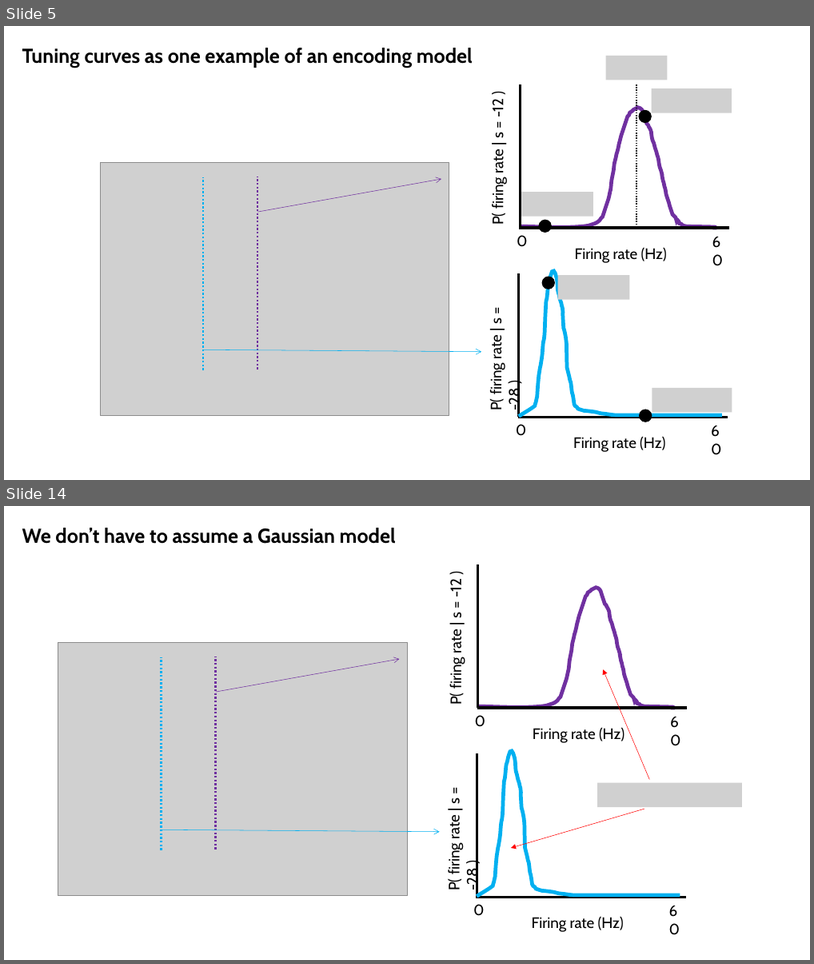
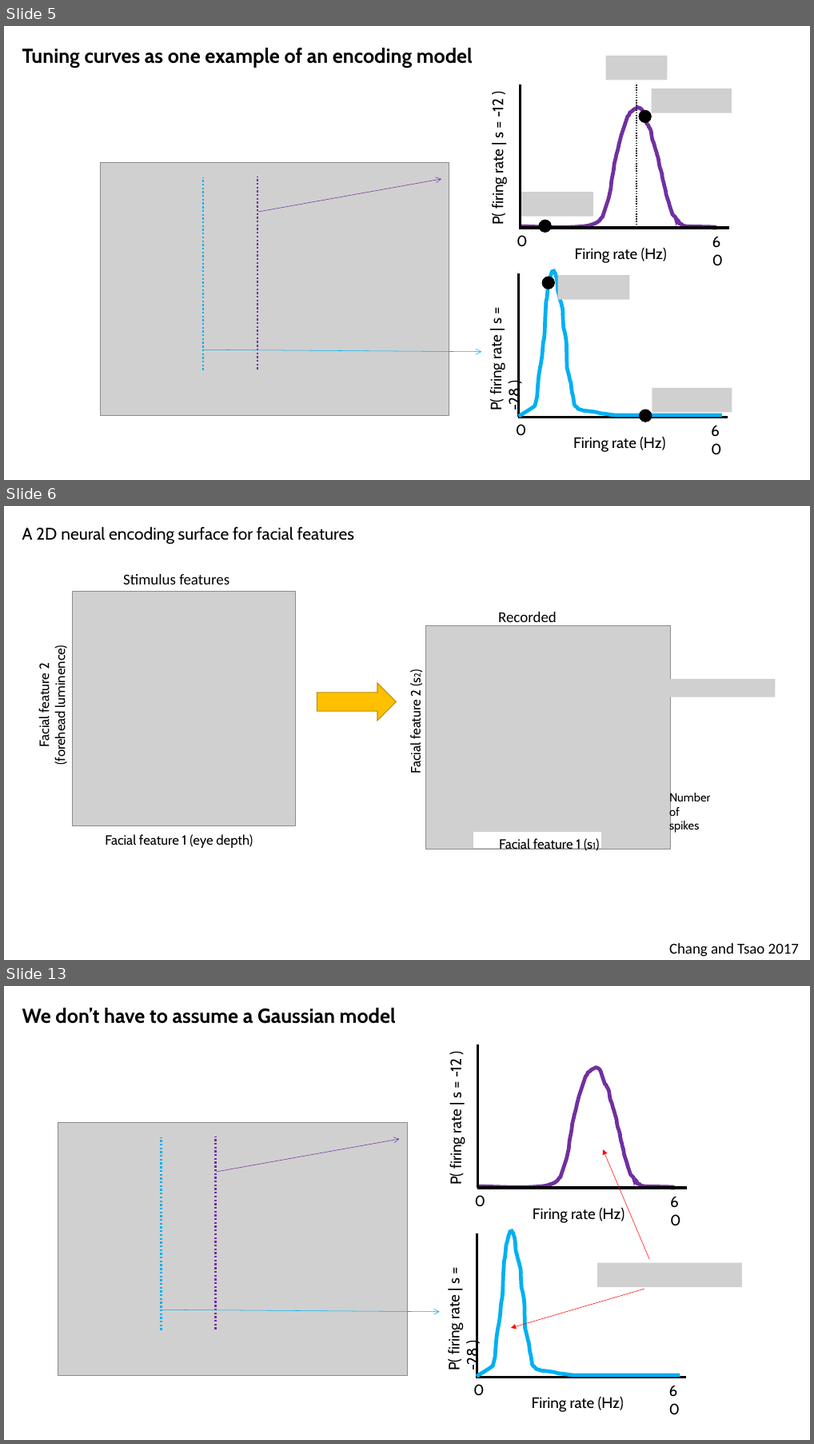
Before and after one commit to SaberaTalukder/Chen_Institute_DataSAI_for_Neuroscience, a slide deck: 07_06_22_day2_dynamical_time_series/slides/day2_practical.pptx. Shown one above the other, each under a label of ours: slides 5 and 14 before the commit, slides 5, 6 and 13 after it; the slides between them are not shown. The pictures are 814x964 and 814x1444 pixels, drawn with LibreOffice and Linux fonts; fonts in the diff are those of the drawing; grey boxes stand for pictures. Boxes give left, top, right and bottom in pixels: in the first picture for what was removed or moved away, otherwise in the second. Text is boxed around its words. In the diff, an @@ line names an element or a change of style, - is before the commit and + after.

```diff
--- a/07_06_22_day2_dynamical_time_series/slides/day2_practical.pptx
+++ b/07_06_22_day2_dynamical_time_series/slides/day2_practical.pptx
@@ slide 6 added at (x1=4, y1=506, x2=810, y2=960), background #FFFFFF @@
@@ text added at (x1=22, y1=527, x2=354, y2=544), 20 pt, text #000000 @@
+A 2D neural encoding surface for facial features
@@ text added at (x1=123, y1=574, x2=230, y2=584), 18 pt, text #000000 @@
+Stimulus features
@@ picture added at (x1=72, y1=592, x2=295, y2=825) @@
@@ text added at (x1=36, y1=651, x2=68, y2=763), 16 pt, text #000000 @@
+Facial feature 2
+(forehead luminence)
@@ right arrow added at (x1=318, y1=684, x2=397, y2=720), fill #FFC000, outline #BD8E00 1 pt @@
@@ group added at (x1=408, y1=612, x2=710, y2=849): 4 texts, 1 picture, 1 rectangle @@
+Recorded spikes
+Number of
+spikes
+Facial feature 1 (s1)
+Facial feature 2 (s2)
@@ picture added at (x1=633, y1=679, x2=776, y2=696) @@
@@ text added at (x1=105, y1=834, x2=253, y2=848), 16 pt, text #000000 @@
+Facial feature 1 (eye depth)
@@ text added at (x1=670, y1=943, x2=799, y2=956), 18 pt, text #000000 @@
+Chang and Tsao 2017
@@ what was slide 14 is now slide 13 @@
```
Also in this commit, not shown: 1 slide changed, 5 other slides added, 7 slides removed, 1 other file.
